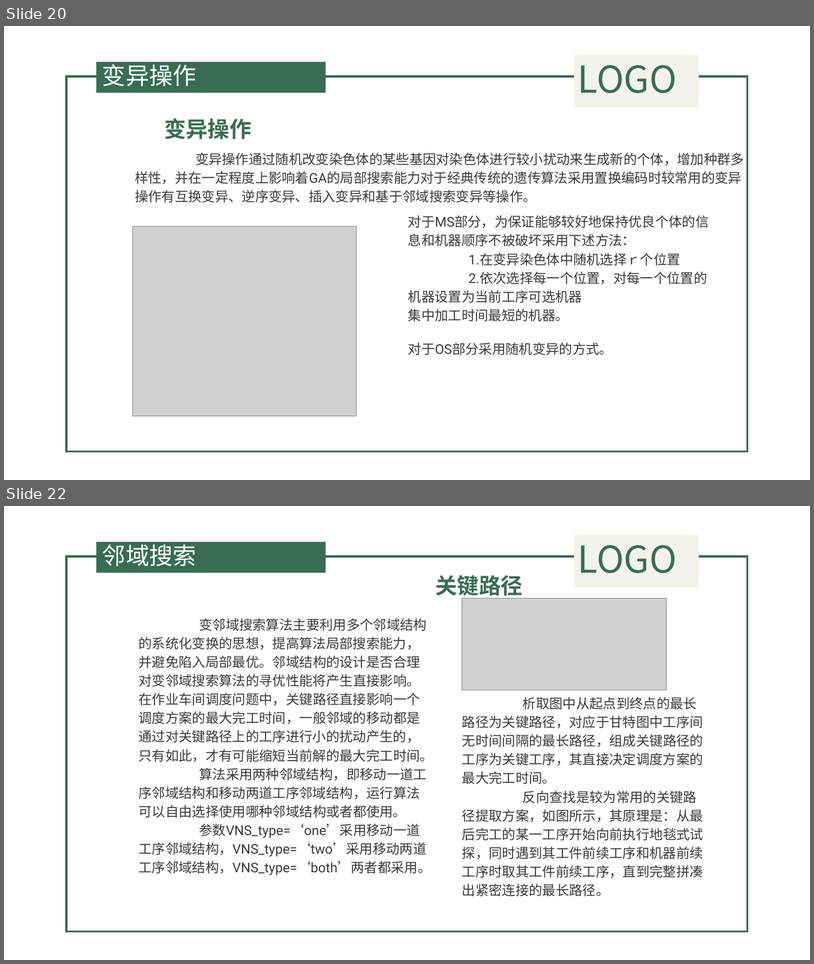
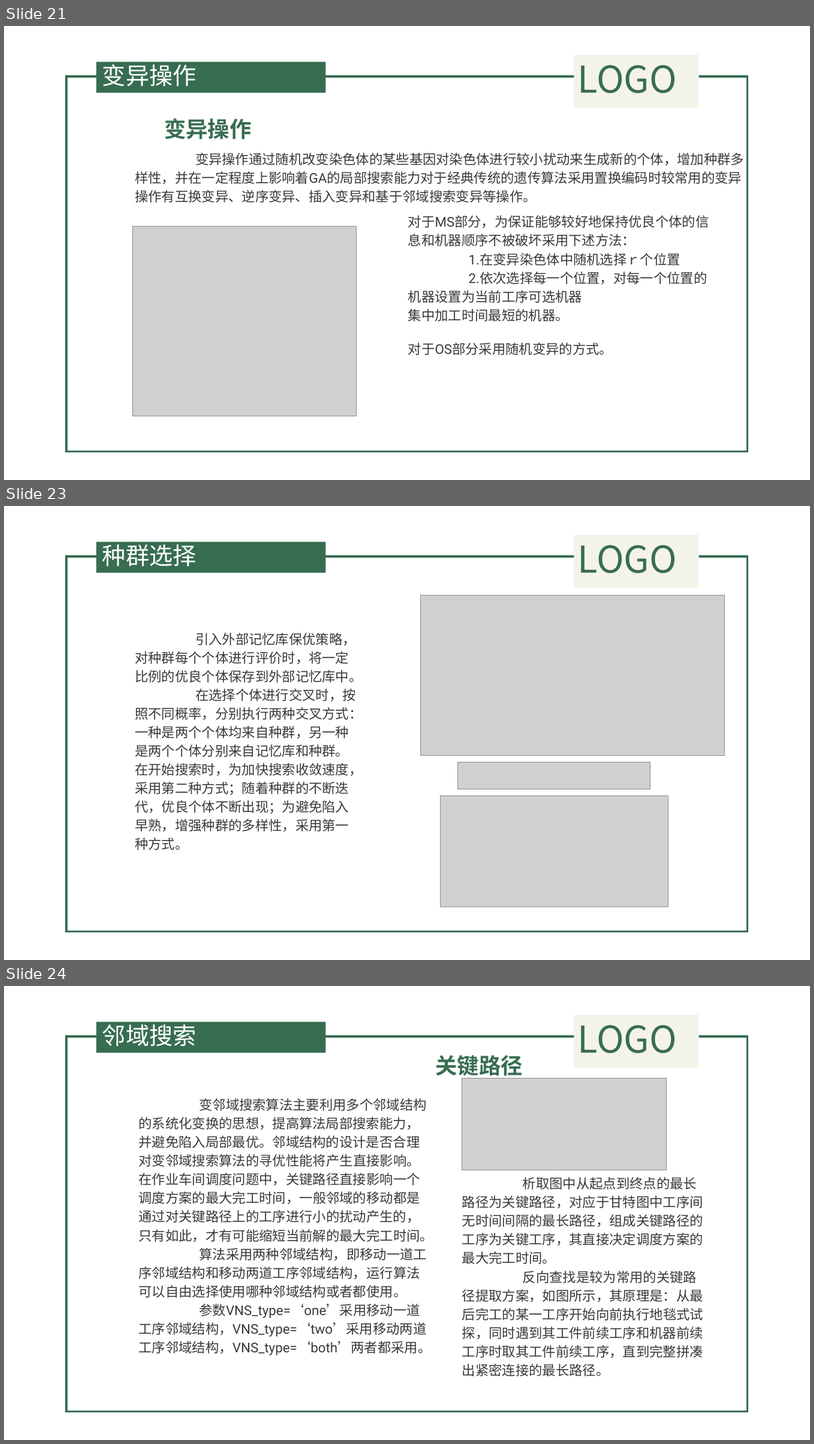
Before and after one commit to QuanQuan6/copy2, a slide deck: 遗传算法.pptx. Shown one above the other, each under a label of ours: slides 20 and 22 before the commit, slides 21, 23 and 24 after it; the slides between them are not shown. The pictures are 814x964 and 814x1444 pixels, drawn with LibreOffice and Linux fonts; fonts in the diff are those of the drawing; grey boxes stand for pictures; background and template pictures are left out. Boxes give left, top, right and bottom in pixels: in the first picture for what was removed or moved away, otherwise in the second. Text is boxed around its words. In the diff, an @@ line names an element or a change of style, - is before the commit and + after.

```diff
--- a/遗传算法.pptx
+++ b/遗传算法.pptx
@@ slide 23 added at box(4, 506, 810, 960), background picture (left out); not listed: 4 template elements that a slide beside it also shows @@
@@ title added at box(102, 540, 197, 567), 28 pt, text #FFFFFF @@
+种群选择
@@ picture added at box(421, 595, 725, 755) @@
@@ text added at box(135, 633, 362, 850), 16 pt, text #3B3838 @@
+引入外部记忆库保优策略，对种群每个个体进行评价时，将一定比例的优良个体保存到外部记忆库中。
+在选择个体进行交叉时，按照不同概率，分别执行两种交叉方式：一种是两个个体均来自种群，另一种是两个个体分别来自记忆库和种群。在开始搜索时，为加快搜索收敛速度，采用第二种方式；随着种群的不断迭代，优良个体不断出现；为避免陷入早熟，增强种群的多样性，采用第一种方式。
@@ picture added at box(458, 762, 651, 789) @@
@@ picture added at box(440, 796, 668, 906) @@
@@ what was slide 20 is now slide 21 @@
@@ what was slide 22 is now slide 24 @@
```
Also in this commit, not shown: 4 slides changed, 5 other slides added, 13 slides removed, 3 other files.
